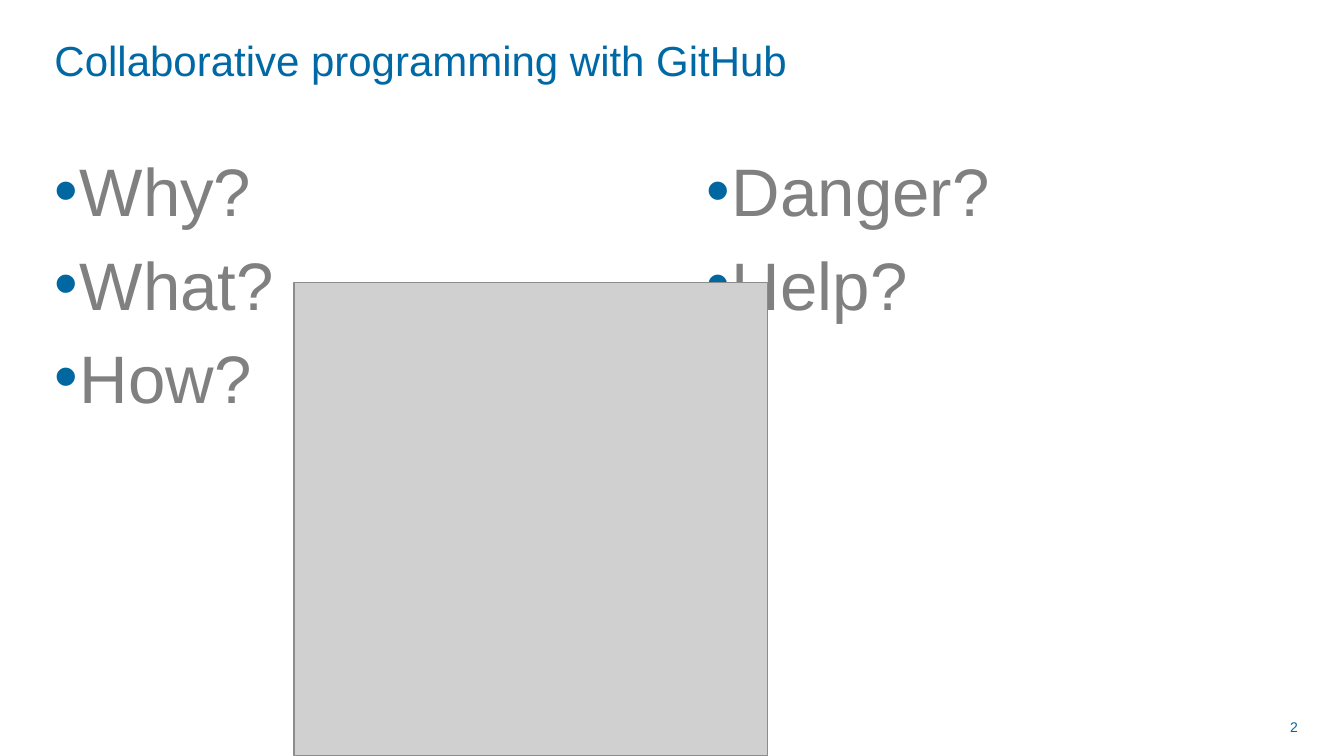
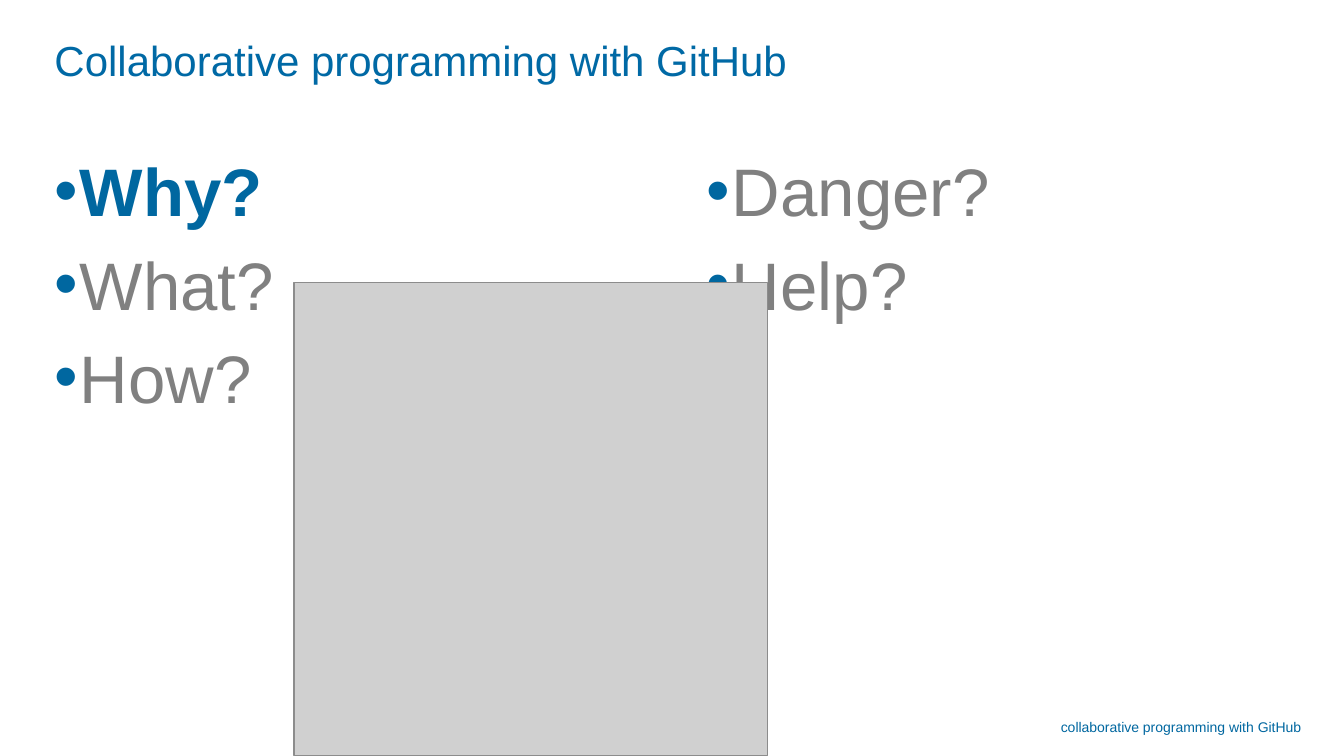
Before and after one commit to childmindresearch/MoBI-Retreat-2024-Collaborative-programming-with-GitHub, a slide deck: slide 3 of collaborative-programming/slides.pptx (slide 2 before the commit). Drawn at 1344x756 pixels with LibreOffice and Linux fonts; fonts in the diff are those of the drawing; grey boxes stand for pictures; background and template pictures are left out. Boxes give left, top, right and bottom in pixels: in the first picture for what was removed or moved away, otherwise in the second. Text is boxed around its words. In the diff, an @@ line names an element or a change of style, - is before the commit and + after.

```diff
--- a/collaborative-programming/slides.pptx
+++ b/collaborative-programming/slides.pptx
@@ text at (x1=80, y1=167, x2=263, y2=229): text colour #808080 to #0067A0, bold on in "Why?" @@
@@ text at (x1=1061, y1=722, x2=1301, y2=735): text changed @@
-2
+collaborative programming with GitHub
```
Also in this commit, not shown: 20 other slides changed, 9 slides added, 1 slide removed.
